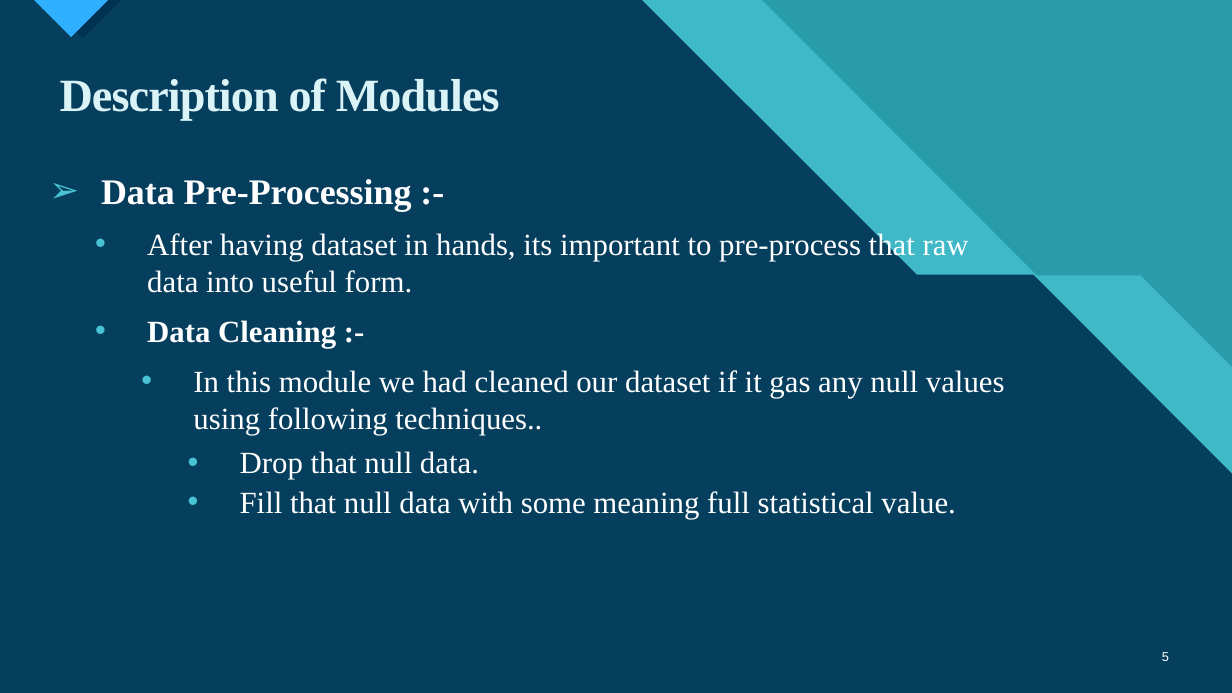
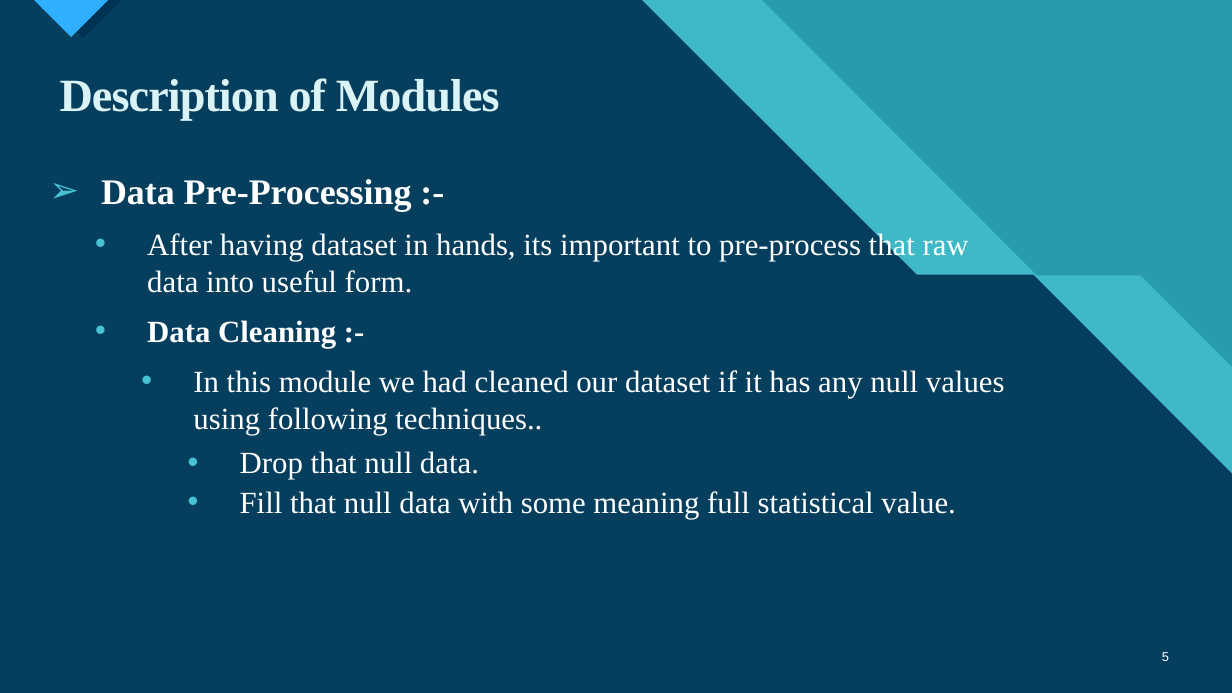
Before and after one commit to kalpgohil7/Group_no_13, a slide deck: slide 5 of House Price Prediction.pptx. Drawn at 1232x693 pixels with LibreOffice and Linux fonts; fonts in the diff are those of the drawing. Boxes give left, top, right and bottom in pixels: in the first picture for what was removed or moved away, otherwise in the second. Text is boxed around its words. In the diff, an @@ line names an element or a change of style, - is before the commit and + after.

```diff
--- a/House Price Prediction.pptx
+++ b/House Price Prediction.pptx
@@ text at (193, 370, 1005, 435): text changed @@
-    • In this module we had cleaned our dataset if it gas any null values using following techniques..
+    • In this module we had cleaned our dataset if it has any null values using following techniques..
```
Also in this commit, not shown: 4 other slides changed.
